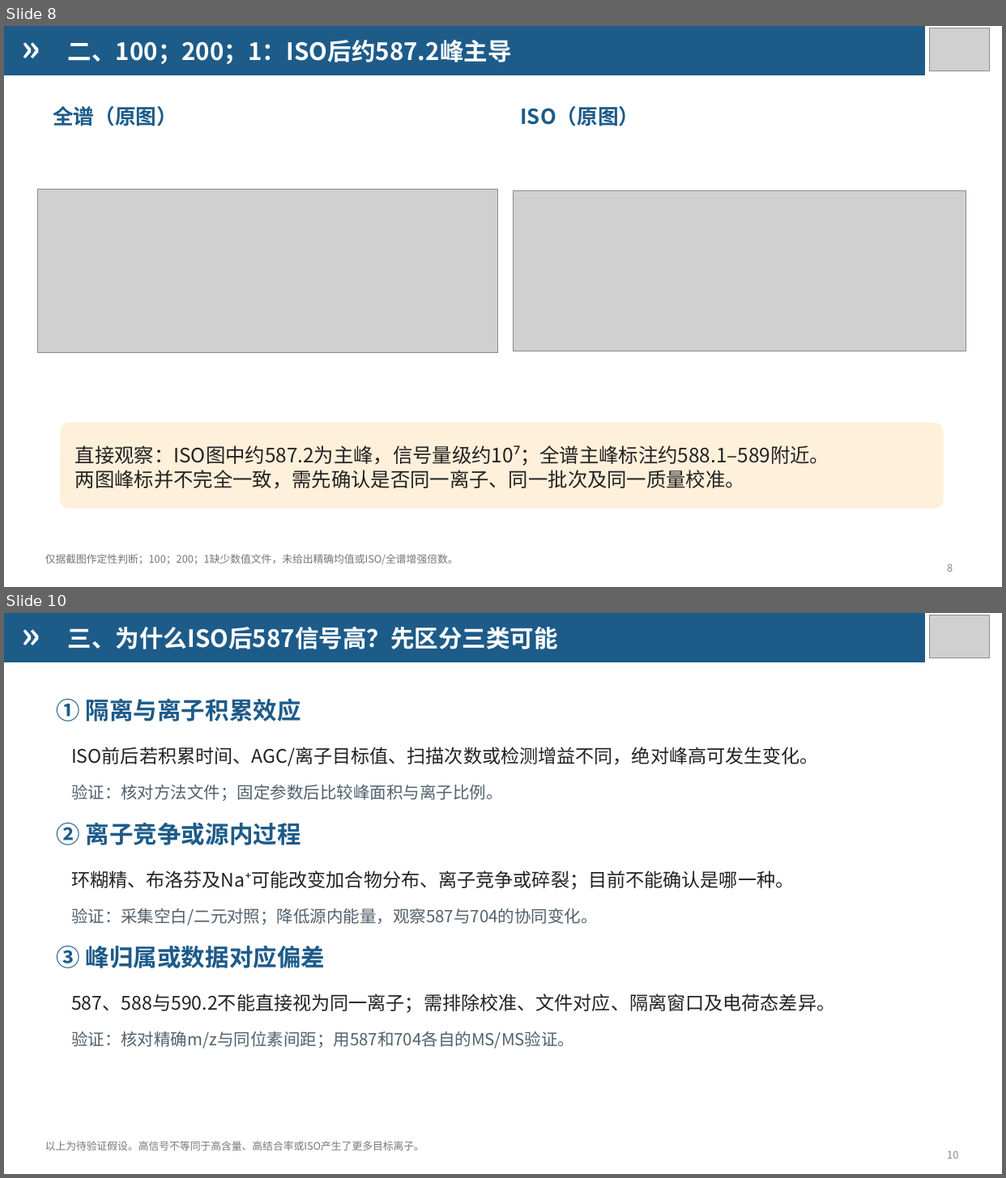
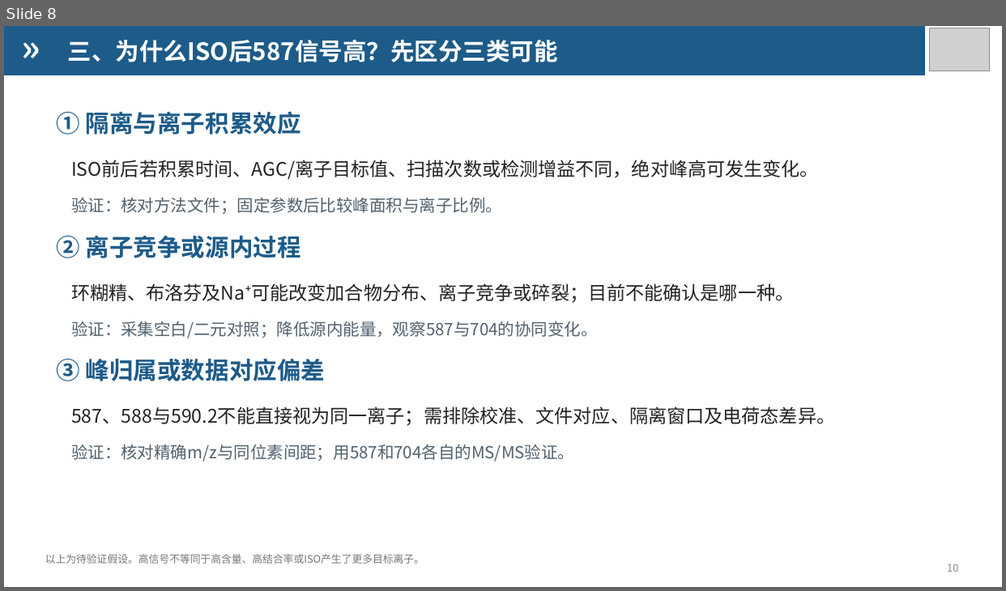
Before and after one commit to yy8jiuk25m23/ppt-skills, a slide deck: reports/weekly-report-draft/weekly-report.pptx. Shown one above the other, each under a label of ours: slides 8 and 10 before the commit, slide 8 after it; the slides between them are not shown. The pictures are 1006x1178 and 1006x591 pixels, drawn with LibreOffice and Linux fonts; fonts in the diff are those of the drawing; grey boxes stand for pictures. Boxes give left, top, right and bottom in pixels: in the first picture for what was removed or moved away, otherwise in the second. Text is boxed around its words. In the diff, an @@ line names an element or a change of style, - is before the commit and + after.

```diff
--- a/reports/weekly-report-draft/weekly-report.pptx
+++ b/reports/weekly-report-draft/weekly-report.pptx
@@ slide 8 removed at (4,26,1002,587), background #FFFFFF @@
@@ rectangle removed at (4,26,925,75) @@
@@ text removed at (21,28,58,66) @@
-»
@@ text removed at (68,40,512,64) @@
-二、100；200；1：ISO后约587.2峰主导
@@ picture removed at (930,28,990,71) @@
@@ text removed at (53,106,177,126) @@
-全谱（原图）
@@ text removed at (521,106,640,126) @@
-ISO（原图）
@@ picture removed at (38,189,498,352) @@
@@ picture removed at (513,190,966,352) @@
@@ rounded rectangle removed at (60,423,944,509) @@
@@ text removed at (75,446,830,489) @@
-直接观察：ISO图中约587.2为主峰，信号量级约10⁷；全谱主峰标注约588.1–589附近。
-两图峰标并不完全一致，需先确认是否同一离子、同一批次及同一质量校准。
@@ text removed at (45,554,458,565) @@
-仅据截图作定性判断；100；200；1缺少数值文件，未给出精确均值或ISO/全谱增强倍数。
@@ text removed at (947,564,953,572) @@
-8
@@ what was slide 10 is now slide 8 @@
```
Also in this commit, not shown: 6 slides changed, 1 slide added, 3 other slides removed, 1 other file.
